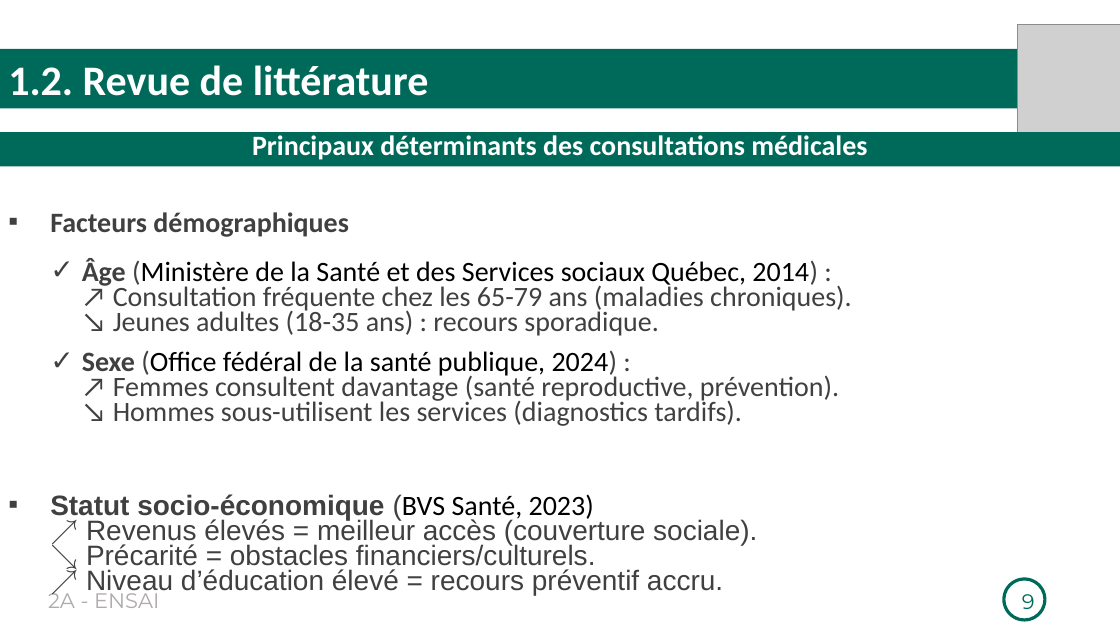
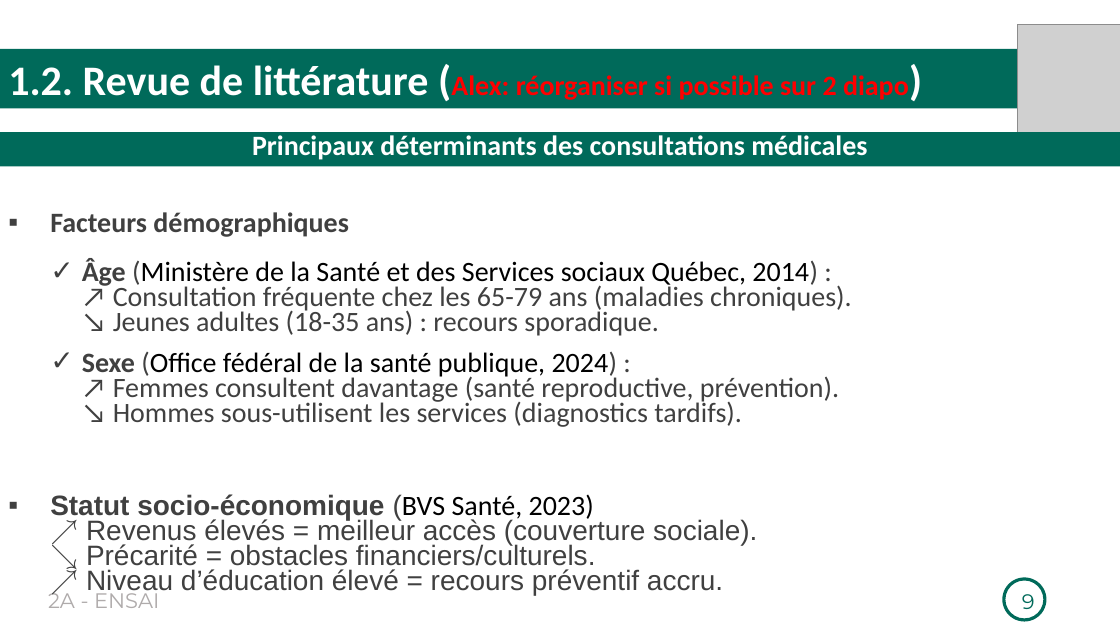
Before and after one commit to Richard-GOZAN/Projet-Stat-2A-Ensai, a slide deck: slide 9 of Présentation/Soutenance_Groupe25.pptx. Drawn at 1120x630 pixels with LibreOffice and Linux fonts; fonts in the diff are those of the drawing; grey boxes stand for pictures. Boxes give left, top, right and bottom in pixels: in the first picture for what was removed or moved away, otherwise in the second. Text is boxed around its words. In the diff, an @@ line names an element or a change of style, - is before the commit and + after.

```diff
--- a/Présentation/Soutenance_Groupe25.pptx
+++ b/Présentation/Soutenance_Groupe25.pptx
@@ text in rectangle at <box>8,65,909,100</box>: text changed; size 36 to 24 pt; text colour #FFFFFF to #FF0000 @@
-1.2. Revue de littérature
+1.2. Revue de littérature (Alex: réorganiser si possible sur 2 diapo)
```
Also in this commit, not shown: 12 other slides changed, 3 slides added, 3 slides removed, 1 other file.
